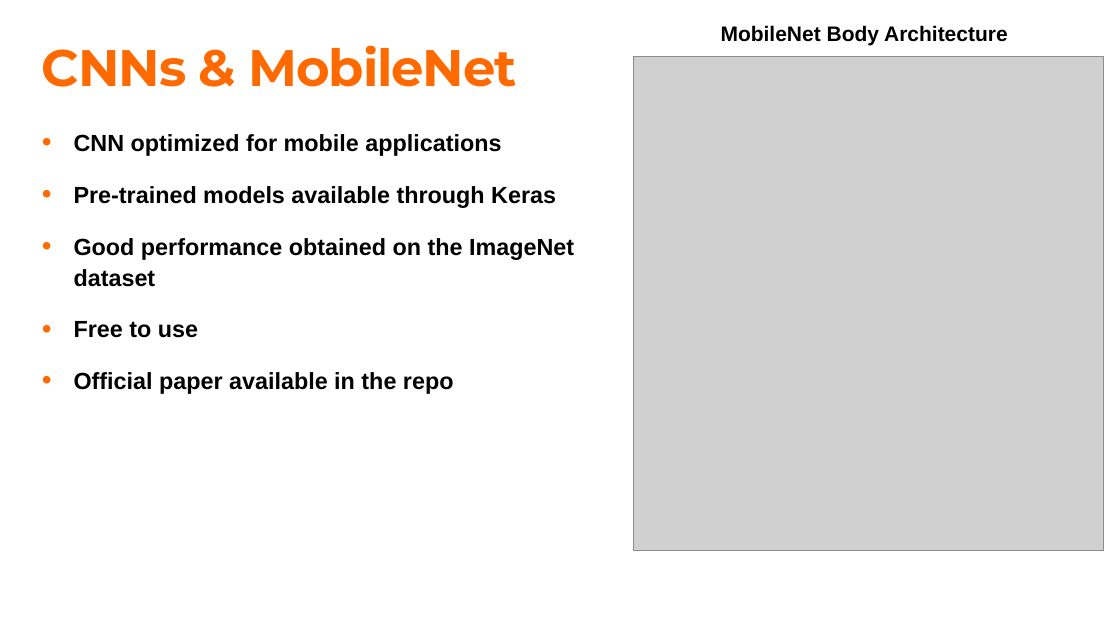
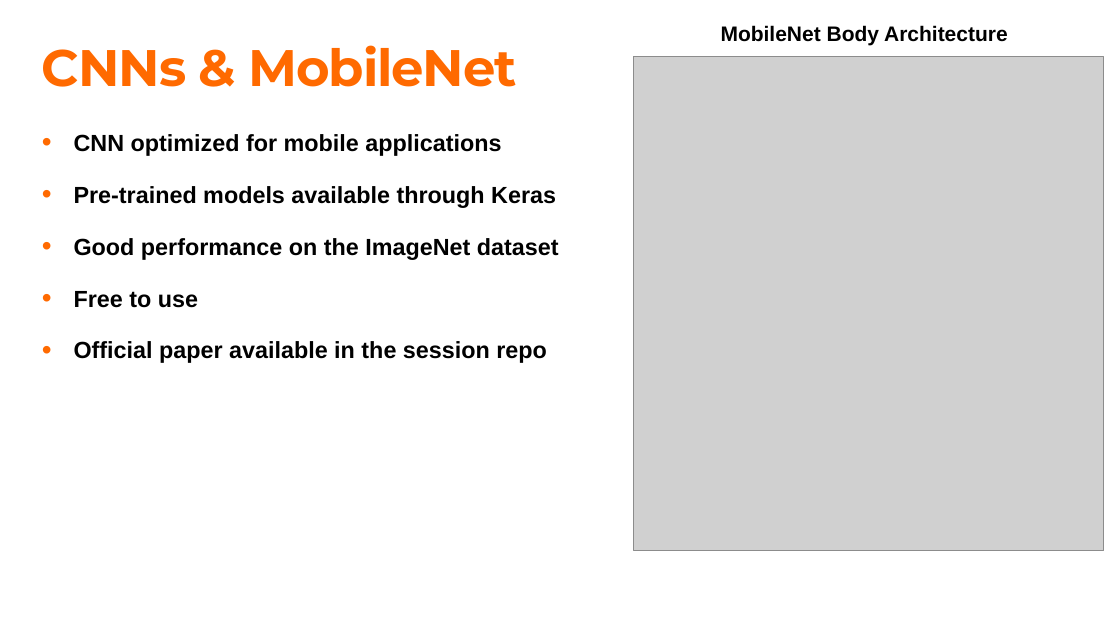
Before and after one commit to Ace95/transferlearning_AIDay, a slide deck: slide 10 of TransferLearning.pptx. Drawn at 1120x630 pixels with LibreOffice and Linux fonts; fonts in the diff are those of the drawing; grey boxes stand for pictures; background and template pictures are left out. Boxes give left, top, right and bottom in pixels: in the first picture for what was removed or moved away, otherwise in the second. Text is boxed around its words. In the diff, an @@ line names an element or a change of style, - is before the commit and + after.

```diff
--- a/TransferLearning.pptx
+++ b/TransferLearning.pptx
@@ text at [74,238,559,260]: text changed @@
-• Good performance obtained on the ImageNet dataset
+• Good performance on the ImageNet dataset
@@ text at [74,341,547,363]: text changed @@
-• Official paper available in the repo
+• Official paper available in the session repo
```
Also in this commit, not shown: 1 other slide changed, 1 slide removed, 2 other files.
